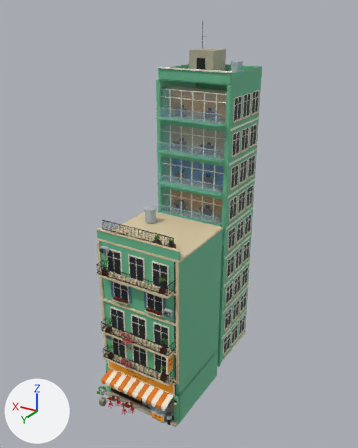
What one commit did to the FBX model Assets/PhoViet/Art/Streets/PV_StreetShop07.fbx.
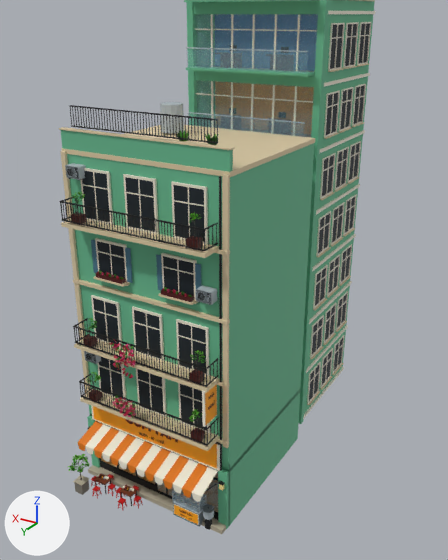
There are two pictures of each version: one whole from a 50 mm lens placed at (-22.4, 34.2, 35.4), pointed at (0.0, -3.0, 16.8), one close up from a 50 mm lens placed at (-15.6, 23.3, 22.4), pointed at (-1.3, -0.6, 10.5). Every picture has the same lights, and +X, +Y and +Z are marked at lower left. The older version's two pictures come first. Objects named as collision shapes, trigger or cutter boxes, shadow casters or lower levels of detail are left out. Where no turn or scale is listed for an object, it has been applied to the vertices. Vertices at exactly the same position are counted once.

Objects in the first close-up: 'PV_StreetShop07_LOD0'.
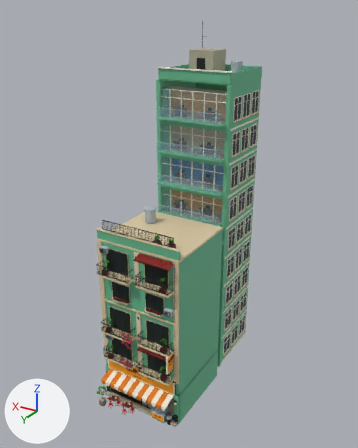
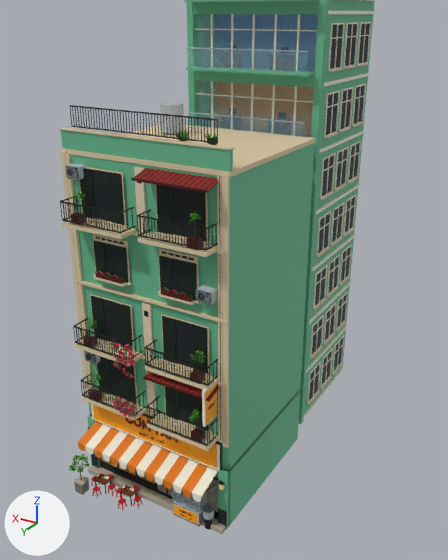
Location of each change, [x1, y1, x2, y2] in pixels of the close-ups (448 x 560 px):
```json
{"part": 1, "of": "me_pv_streetshop07_lod0", "change": "added", "after": [91, 453, 99, 468], "on screen": "mostly hidden"}
{"part": 2, "of": "me_pv_streetshop07_lod0", "change": "added", "after": [218, 508, 227, 529]}
{"part": 3, "of": "me_pv_streetshop07_lod0", "change": "added", "after": [97, 356, 110, 394]}
{"part": 4, "of": "me_pv_streetshop07_lod0", "change": "deleted", "before": [61, 171, 215, 441]}
{"part": 5, "of": "me_pv_streetshop07_lod0", "change": "built on", "before": [60, 168, 219, 451], "after": [60, 154, 225, 519]}
{"part": 6, "of": "me_pv_streetshop07_lod0", "change": "surface changed", "before": [60, 196, 218, 445], "after": [60, 196, 218, 445]}
```

The change, as JSON lines over the scene's bpy script:
```json
{"block": "me_pv_streetshop07_lod0", "where": "# used by ob_pv_streetshop07_lod0; location = (0.0, 0.0, 0.0)"}
{"op": "remove", "block": "me_pv_streetshop07_lod0", "code": "me_pv_streetshop07_lod0.from_pydata(...)  # 24363 vertices, 18445 faces; spans x -4.2..4.2, y -12.5..6.2, z 0.0..34.6"}
{"op": "add", "block": "me_pv_streetshop07_lod0", "code": "me_pv_streetshop07_lod0.from_pydata(...)  # 25611 vertices, 18943 faces; spans x -4.2..4.2, y -12.5..6.2, z 0.0..34.6"}
{"block": "me_pv_streetshop07_lod0", "change": "me_pv_streetshop07_lod0 part 1: a new loose piece, a box spanning x 3.72..4.18, y 4.058..4.102, z 0.04..1.08, in mat_pv_streetatlas (picture img_pv_streetpalette_png)"}
{"block": "me_pv_streetshop07_lod0", "change": "me_pv_streetshop07_lod0 part 2: a new loose piece, a box spanning x -4.18..-3.72, y 4.058..4.102, z 0.04..1.08, in mat_pv_streetatlas (picture img_pv_streetpalette_png)"}
{"block": "me_pv_streetshop07_lod0", "change": "me_pv_streetshop07_lod0 part 3: a new loose piece, a box spanning x 2.519..3.18, y 3.998..4.058, z 5.25..7.41, in mat_pv_streetatlas (picture img_pv_streetpalette_png)"}
{"block": "me_pv_streetshop07_lod0", "change": "me_pv_streetshop07_lod0 part 4: 53 loose pieces with 380 vertices, spanning x -3.7..3.7, y 3.9..4.9, z 5.0..16.3, are deleted"}
{"block": "me_pv_streetshop07_lod0", "change": "me_pv_streetshop07_lod0 part 5: 663 vertices moved from x -3.7..3.7, y 4.0..4.9, z 5.2..15.0 to x -3.7..3.7, y 4.1..4.9, z 5.2..15.0; 268 vertices removed from x -3.7..3.7, y 3.9..4.9, z 4.9..16.4; 1856 vertices added at x -4.2..4.2, y 3.8..4.9, z 0.0..16.9"}
{"block": "me_pv_streetshop07_lod0", "change": "me_pv_streetshop07_lod0 part 6: 928 kept faces spanning x -3.7..3.7, y 3.9..4.9, z 5.2..15.1 get new texture (UV) coordinates"}
{"block": "me_pv_streetshop07_lod0", "change": "other edits to the shape of me_pv_streetshop07_lod0 do not show in these pictures"}
```
